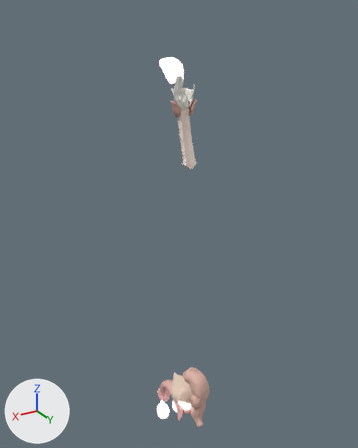
A saved change to the glTF model models/zanatomy-organs2.glb.
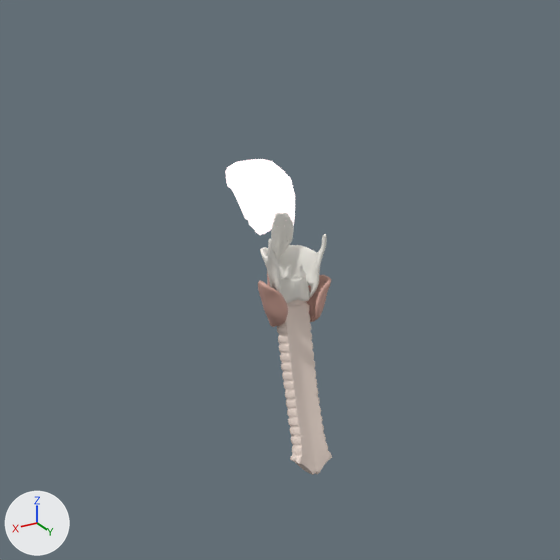
There are two pictures of each version: one whole from a 50 mm lens placed at (0.452, 0.732, 1.613), pointed at (-0.012, -0.041, 1.227), one close up on the part from 22% to 78% of the width and 0% to 45% of the height. Arrows for +X, +Y and +Z are at lower left; the lights stay in place. The first two pictures are the older version. Where no turn or scale is listed for an object, it has been applied to the vertices.

Names of what the first close-up shows: 'za2_arytenoid_l', 'za2_arytenoid_r', 'za2_epiglottis', 'za2_thyroid_cartilage', 'za2_thyroid_gland', 'za2_tongue', 'za2_trachea' and 1 more.
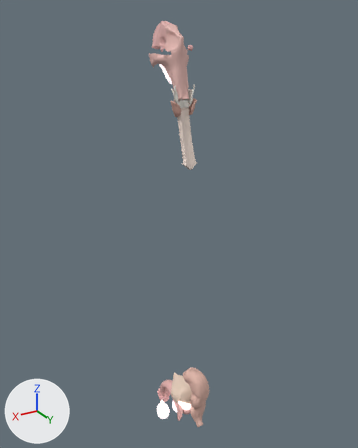
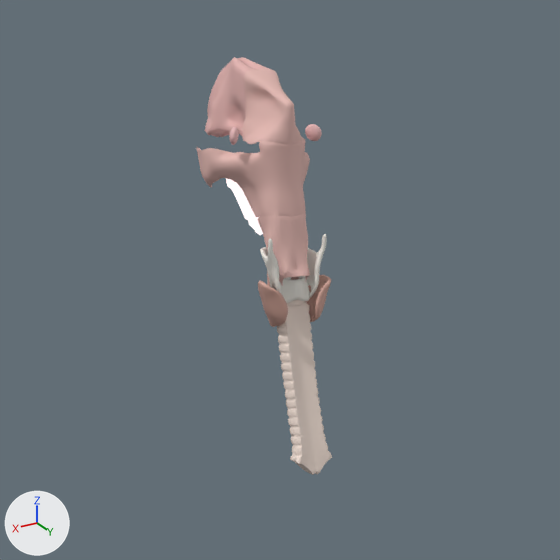
What differs and where, as boxes (x1, y1, x2, y2) in the close-ups (560 x 560 px):
'za2_pharynx', added (pink): after (197, 69, 310, 302)
'za2_nasal_cavity', added (pink): after (205, 57, 272, 138)
'za2_palatine_tonsils', added: after (229, 124, 322, 145)
'za2_arytenoid_r', deleted: before (294, 265, 307, 279)
'za2_arytenoid_l', deleted: before (283, 266, 291, 279)
'za2_tongue', unchanged, covered by the edit: before (225, 159, 295, 235); after (226, 178, 263, 235)

The change in detail:
Material 'Tonsil' (mat_tonsil) is new.
Its base color is (0.82, 0.5, 0.5) (pink #eabcbc).
Its roughness is 0.7.
Material 'Nasal mucosa' (mat_nasal_mucosa) is new.
Its base color is (0.78, 0.46, 0.44) (pink #e5b5b1).
Its roughness is 0.7.
Material 'Pharynx' (mat_pharynx) is new.
Its base color is (0.8, 0.5, 0.46) (pink #e7bcb5).
Its roughness is 0.7.
Mesh me_palatine_tonsils is new.
It has 172 vertices, 336 faces and spans x -0.0315..0.0315, y -0.0049..0.0049, z -0.0049..0.0049.
It uses material mat_tonsil (pink #eabcbc).
Mesh me_nasal_cavity is new.
It has 4860 vertices, 9800 faces and spans x -0.0137..0.0137, y -0.033..0.033, z -0.024..0.024.
It uses material mat_nasal_mucosa (pink #e5b5b1).
Mesh me_pharynx is new.
It has 3482 vertices, 6972 faces and spans x -0.0328..0.0328, y -0.038..0.038, z -0.0674..0.0674.
It uses material mat_pharynx (pink #e7bcb5).
Object 'za2_arytenoid_l' (ob_za2_arytenoid_l) is deleted.
Object 'za2_arytenoid_r' (ob_za2_arytenoid_r) is deleted.
Object 'za2_palatine_tonsils' (ob_za2_palatine_tonsils) is new; it shows me_palatine_tonsils.
Its location is (0.0, -0.0295, 1.5553).
Object 'za2_nasal_cavity' (ob_za2_nasal_cavity) is new; it shows me_nasal_cavity.
Its location is (0.0, -0.0751, 1.5736).
Object 'za2_pharynx' (ob_za2_pharynx) is new; it shows me_pharynx.
Its location is (0.0, -0.0375, 1.5238).
